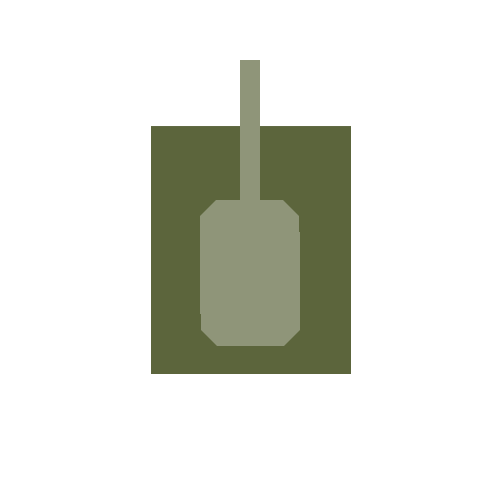
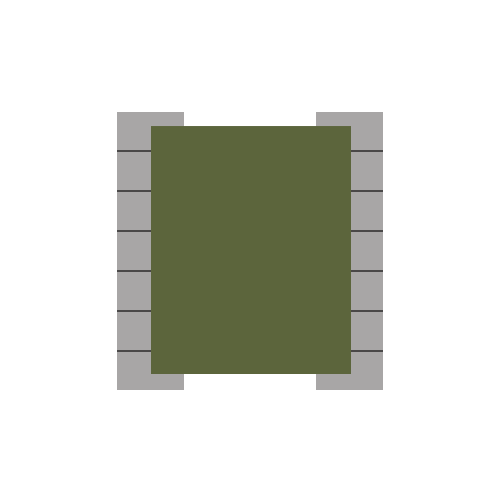
Before/after of a 500px x 500px layered artwork. What changed in the layer stack:
hid "Layer 1" over box(200, 60, 300, 346)
added layer "Layer 4 copy" above "Layer 4" over box(316, 112, 383, 390)
added layer "Layer 4" over box(117, 112, 184, 390)
